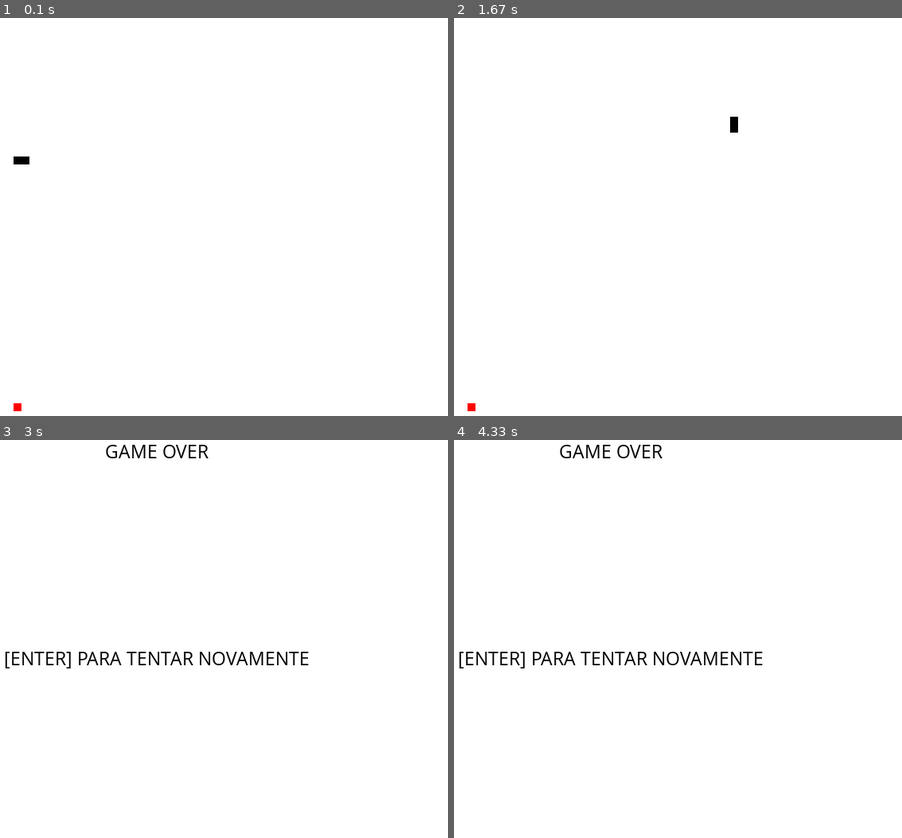
Above: before the commit, frames 1-4 (two rows, left to right).
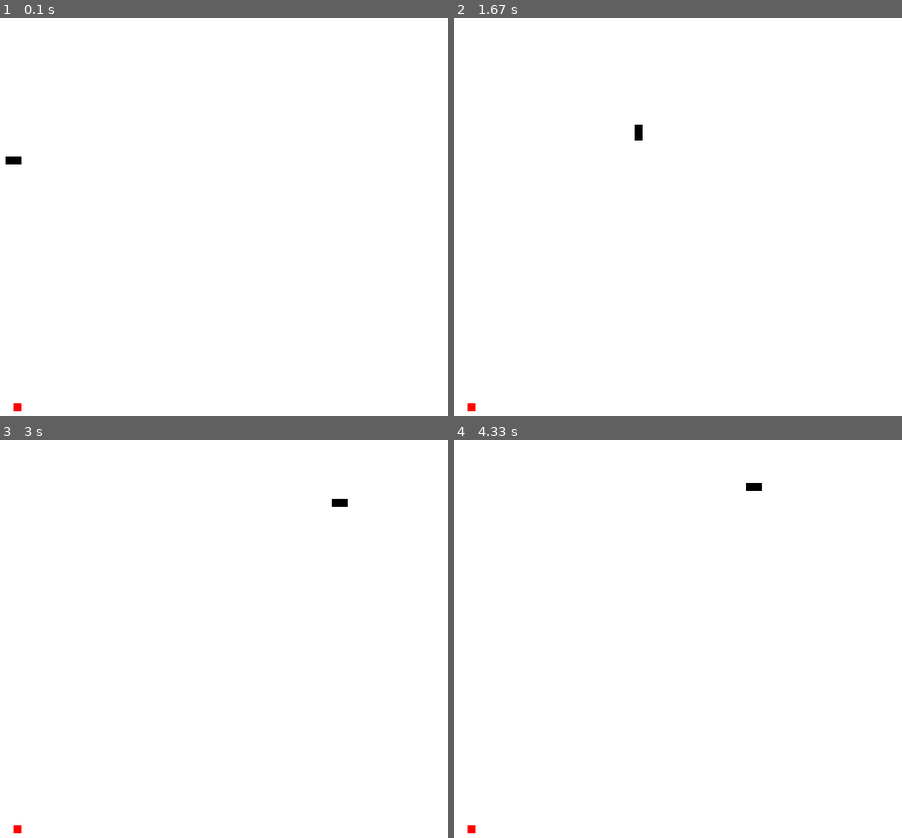
Above: after the commit, the same moments.

Repository: lucasmedeiros/pygame-minicurso
Game: pygame game, started from snake-example/snake.py
Same seed, same stepped clock (60 frames per second), same inputs: the game is played once before the commit and once after it.
Inputs:
- Up to frame 1 (0.1 s): no input
- Up to frame 2 (1.67 s): tap Space at 0.33, 0.67 s; hold Up from 1.5 s (still down)
- Up to frame 3 (3 s): release Up at 1.97 s; hold Right 2-2.47 s; hold Left from 2.5 s (still down)
- Up to frame 4 (4.33 s): release Left at 3.03 s; hold Down 3.07-3.37 s; hold Left 3.4-3.8 s; hold Up 3.83-4.2 s; hold Right from 4.23 s (still down)

The runs differ from the first frame. In frame 1, less than 0.1% of the frame differs, in the area x 1-7%, y 34-37%; in frame 2, 0.1%; in frame 3, 1.3%, in the area x 1-78%, y 1-99%; in frame 4, 1.3%.

Commit message:
modifica velocidade da cobra no jogo de snake

Diff:
--- a/snake-example/snake.py
+++ b/snake-example/snake.py
@@ -136,7 +136,7 @@
         curr_direction = RIGHT
 
     pygame.display.update()
-    clock.tick(30)
+    clock.tick(20)
 
 pygame.quit()
 quit()
